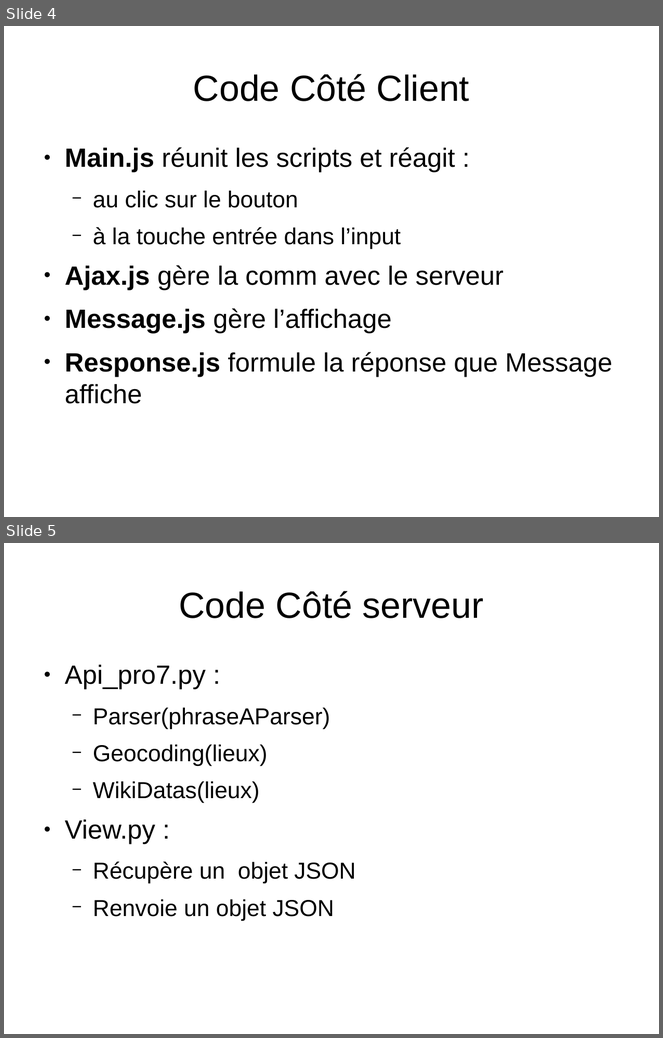
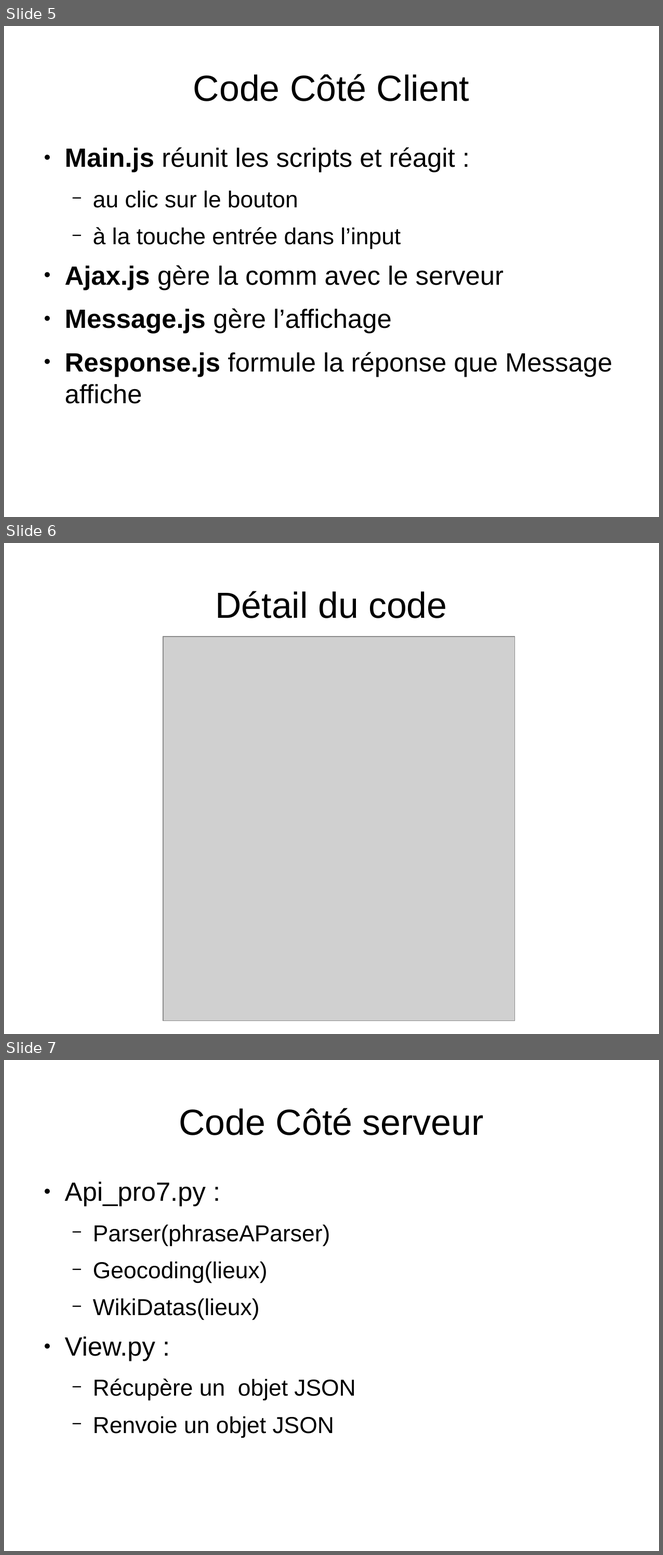
Before and after one commit to blingstand/probling, a slide deck: slide.odp. Shown one above the other, each under a label of ours: slides 4 and 5 before the commit, slides 5, 6 and 7 after it. The pictures are 663x1038 and 663x1555 pixels, drawn with LibreOffice and Linux fonts; fonts in the diff are those of the drawing; grey boxes stand for pictures; background and template pictures are left out. Boxes give left, top, right and bottom in pixels: in the first picture for what was removed or moved away, otherwise in the second. Text is boxed around its words. In the diff, an @@ line names an element or a change of style, - is before the commit and + after.

```diff
--- a/slide.odp
+++ b/slide.odp
@@ slide 6 added at [4, 543, 659, 1034], background #FFFFFF @@
@@ title added at [215, 591, 447, 618], 44 pt, text #000000 @@
+Détail du code
@@ picture added at [163, 637, 515, 1021] @@
@@ what was slide 4 is now slide 5 @@
@@ what was slide 5 is now slide 7 @@
```
Also in this commit, not shown: 3 slides changed, 2 other slides added, 3 other files.
